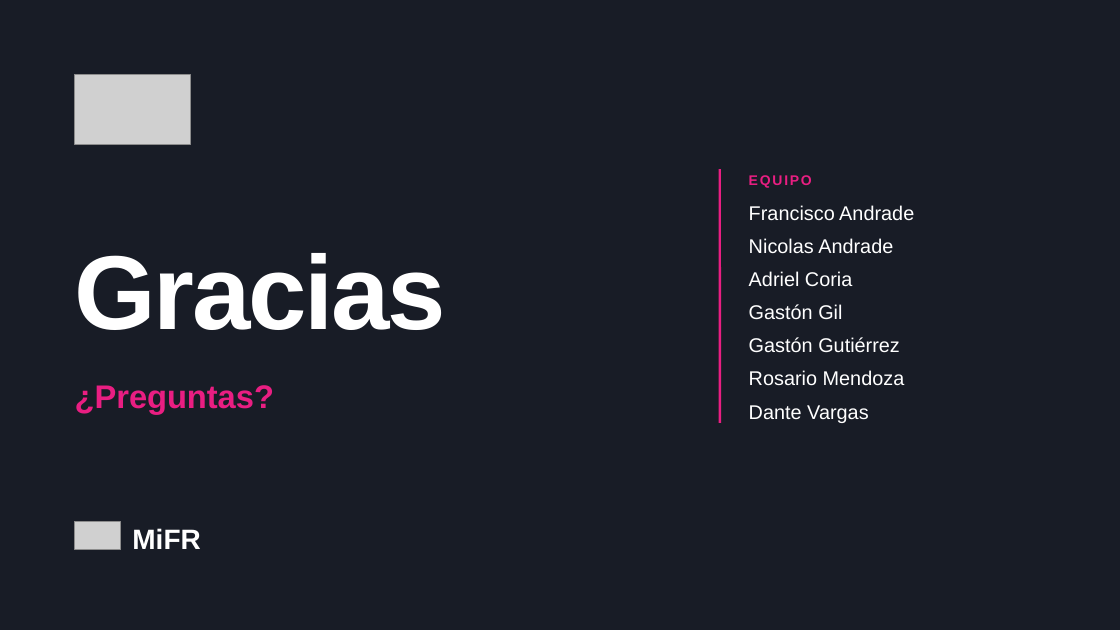
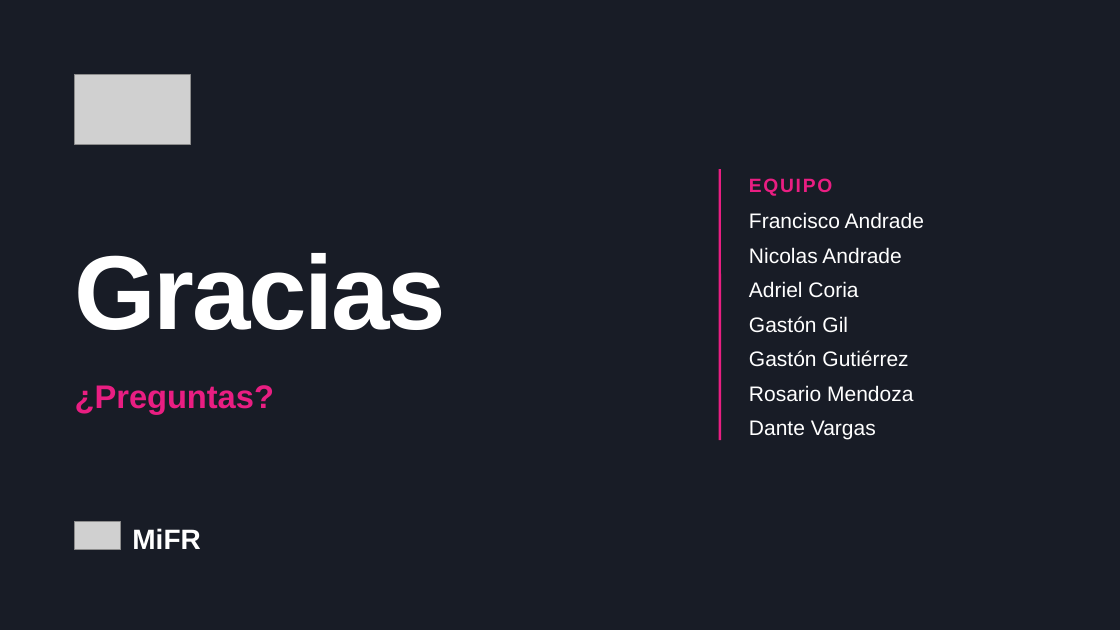
Before and after one commit to centro-fr/MiFR, a slide deck: slide 15 of presentacion/MiFR · Centro de Entrenamiento FR.pptx (slide 14 before the commit). Drawn at 1120x630 pixels with LibreOffice and Linux fonts; fonts in the diff are those of the drawing; grey boxes stand for pictures. Boxes give left, top, right and bottom in pixels: in the first picture for what was removed or moved away, otherwise in the second. Text is boxed around its words. In the diff, an @@ line names an element or a change of style, - is before the commit and + after.

```diff
--- a/presentacion/MiFR · Centro de Entrenamiento FR.pptx
+++ b/presentacion/MiFR · Centro de Entrenamiento FR.pptx
@@ line moved from (720, 169) - (720, 423) to (720, 169) - (720, 440) @@
@@ text "EQUIPO" at <box>749,178,832,196</box>: size 12 to 16.5 pt; line spacing 16.8pt to 23.1pt @@
@@ text "Francisco Andrade": place and size @@
-text "Francisco Andrade" at <box>749,205,914,220</box>
+text "Francisco Andrade" at <box>749,212,924,229</box>
@@ 3 texts: place and size @@
-3 texts at <box>749,238,893,320</box>
+3 texts at <box>749,247,901,332</box>
@@ size 17 to 18 pt; line spacing 20.4pt to 21.6pt in 7 elements at <box>749,212,924,229</box>, <box>749,247,901,263</box>, <box>749,281,858,298</box>, <box>749,316,848,332</box>, <box>749,350,908,367</box>, <box>749,385,913,402</box>, <box>749,420,876,440</box> @@
@@ 3 texts: place and size @@
-3 texts at <box>749,337,905,423</box>
+3 texts at <box>749,350,913,440</box>
```
Also in this commit, not shown: 12 other slides changed, 1 slide added.
